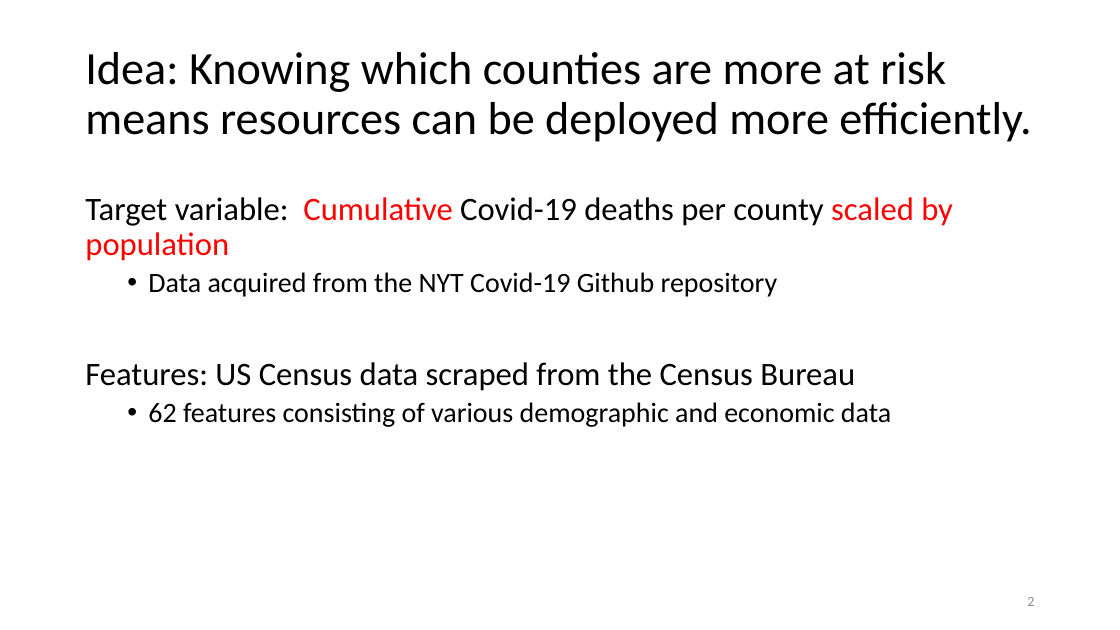
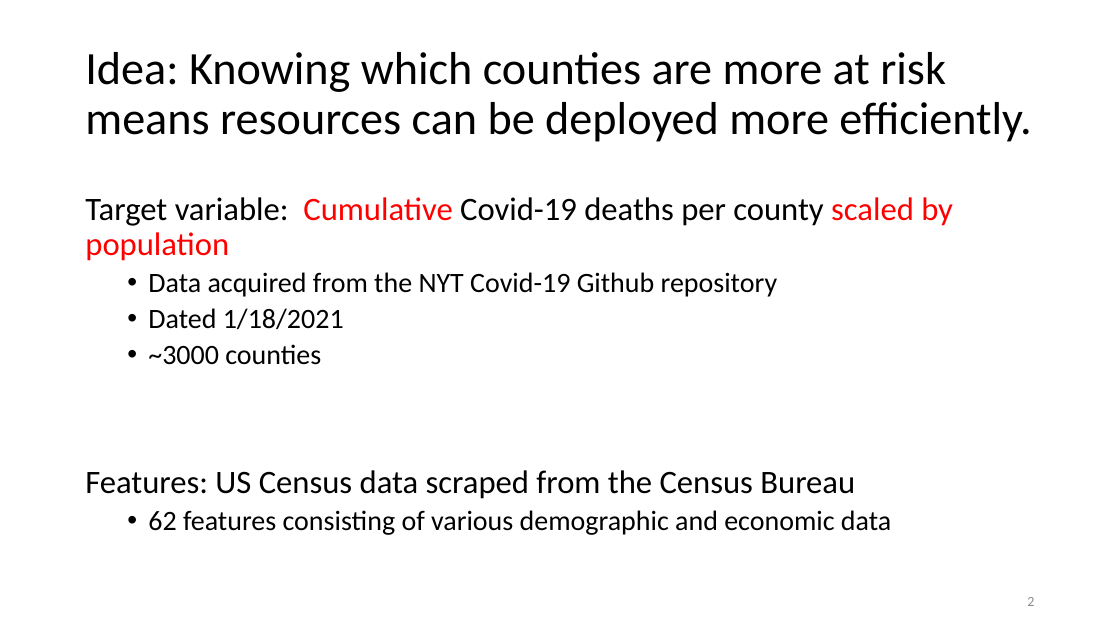
Before and after one commit to nkinnaird/CountyCovidIndexing, a slide deck: slide 2 of Presentation/CovidProjectPresentation.pptx. Drawn at 1120x630 pixels with LibreOffice and Linux fonts; fonts in the diff are those of the drawing. Boxes give left, top, right and bottom in pixels: in the first picture for what was removed or moved away, otherwise in the second. Text is boxed around its words. In the diff, an @@ line names an element or a change of style, - is before the commit and + after.

```diff
--- a/Presentation/CovidProjectPresentation.pptx
+++ b/Presentation/CovidProjectPresentation.pptx
@@ text at [148, 308, 344, 365]: paragraphs added @@
+  • Dated 1/18/2021
+  • ~3000 counties
```
Also in this commit, not shown: 7 other slides changed, 3 slides added, 1 slide removed, 19 other files.
